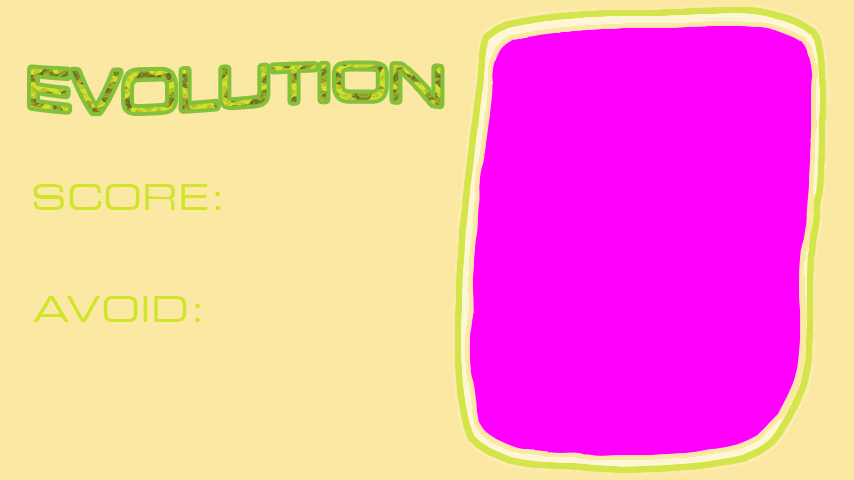
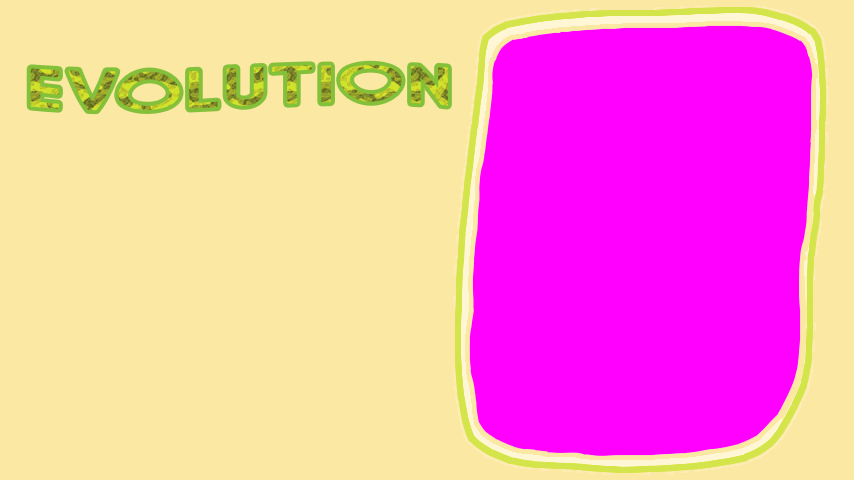
Two versions of the same layered image (854x480). Layer-by-layer changes:
hid "AVOID:", painted on it over [33, 296, 200, 322]
hid "SCORE:", painted on it over [33, 184, 220, 210]
painted on "EVOLUTION" over [30, 64, 448, 113]
